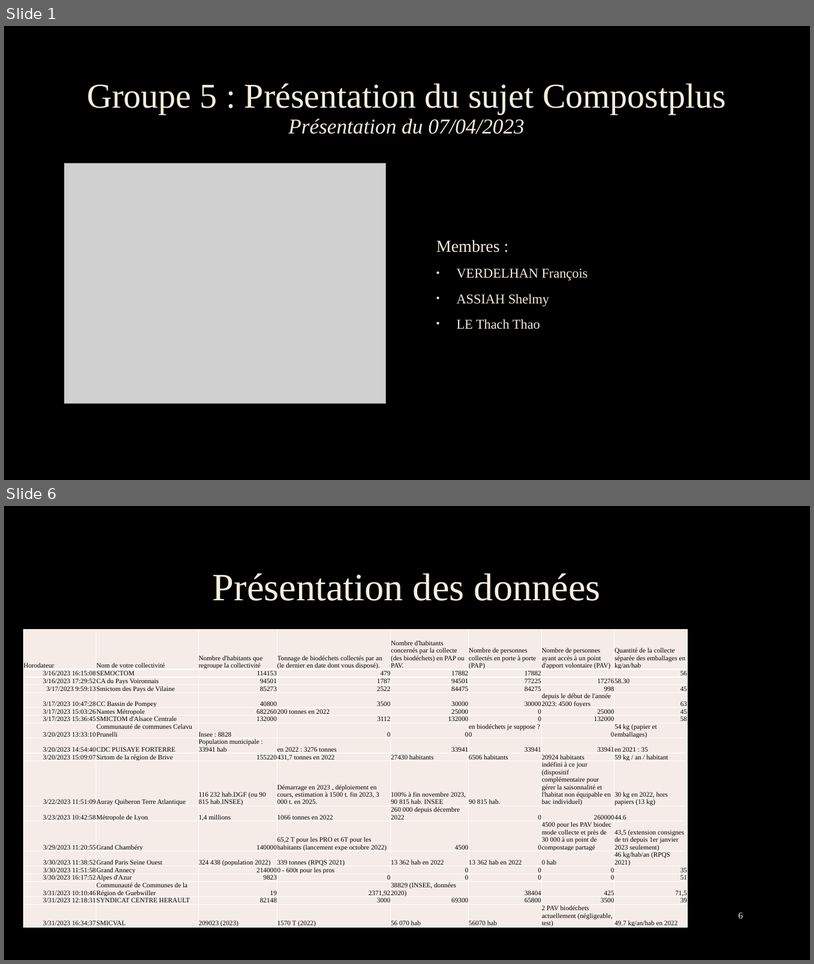
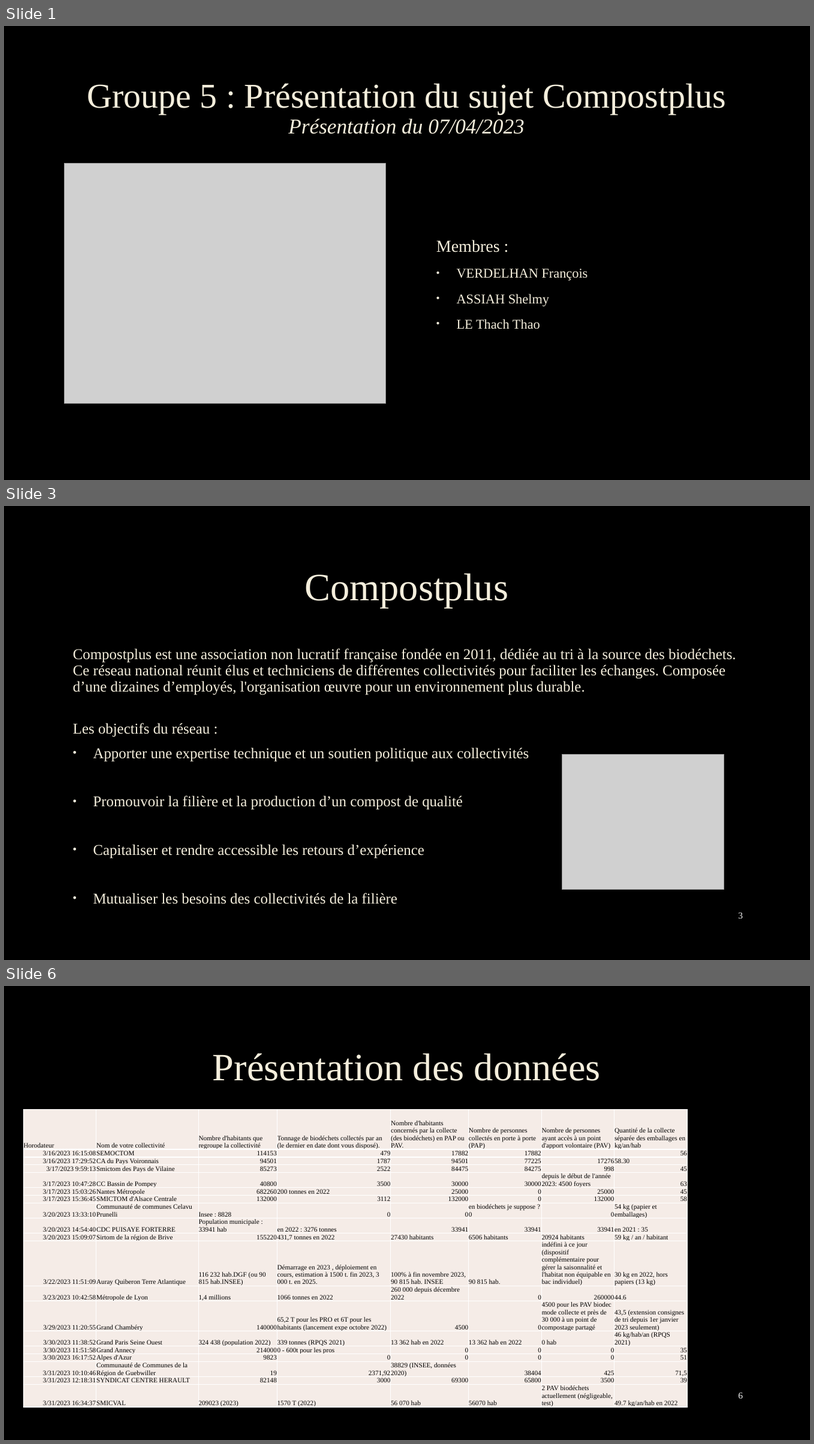
Before and after one commit to Grismonde/Maraton-du-web, a slide deck: Groupe 5.pptx. Shown one above the other, each under a label of ours: slides 1 and 6 before the commit, slides 1, 3 and 6 after it; the slides between them are not shown. The pictures are 814x964 and 814x1444 pixels, drawn with LibreOffice and Linux fonts; fonts in the diff are those of the drawing; grey boxes stand for pictures; background and template pictures are left out. Boxes give left, top, right and bottom in pixels: in the first picture for what was removed or moved away, otherwise in the second. Text is boxed around its words. In the diff, an @@ line names an element or a change of style, - is before the commit and + after.

```diff
--- a/Groupe 5.pptx
+++ b/Groupe 5.pptx
@@ slide 3 added at (4,506,810,960), background picture (left out) @@
@@ title added at (305,573,509,607), 46 pt, text #F4EEDC @@
+Compostplus
@@ text added at (73,648,737,904), 17.8 pt, text #F4EEDC @@
+Compostplus est une association non lucratif française fondée en 2011, dédiée au tri à la source des biodéchets. Ce réseau national réunit élus et techniciens de différentes collectivités pour faciliter les échanges. Composée d’une dizaines d’employés, l'organisation œuvre pour un environnement plus durable.
+Les objectifs du réseau :
+• Apporter une expertise technique et un soutien politique aux collectivités
+• Promouvoir la filière et la production d’un compost de qualité
+• Capitaliser et rendre accessible les retours d’expérience
+• Mutualiser les besoins des collectivités de la filière
@@ picture added at (563,754,725,889) @@
@@ page number added at (738,912,743,918), 11 pt, text #F2F2F2 @@
+3
```
Also in this commit, not shown: 6 slides changed, 7 other slides added, 2 slides removed.
